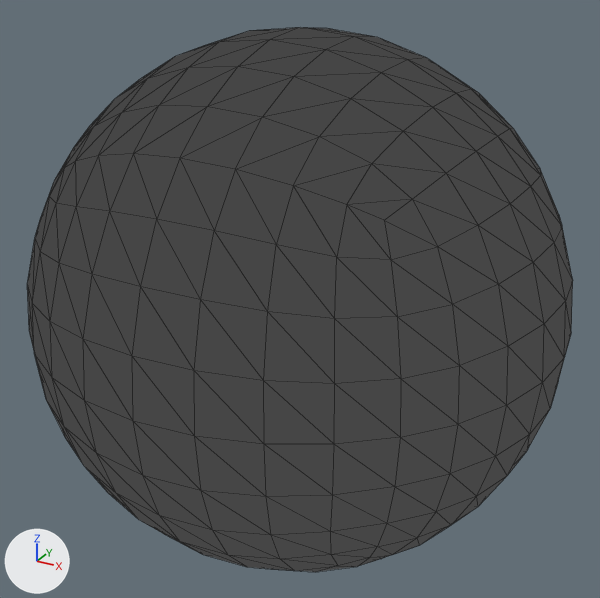
Before and after pictures for a commit that changed the glTF model docs/gltf_animation_api/spheretest.glb.
One viewpoint serves both versions: a 50 mm lens placed at (1.212, -2.205, 1.103), pointed at (-0.001, 0.0, 0.001). Every picture has the same lights, and +X, +Y and +Z are marked at lower left. Mesh edges are drawn as thin lines.
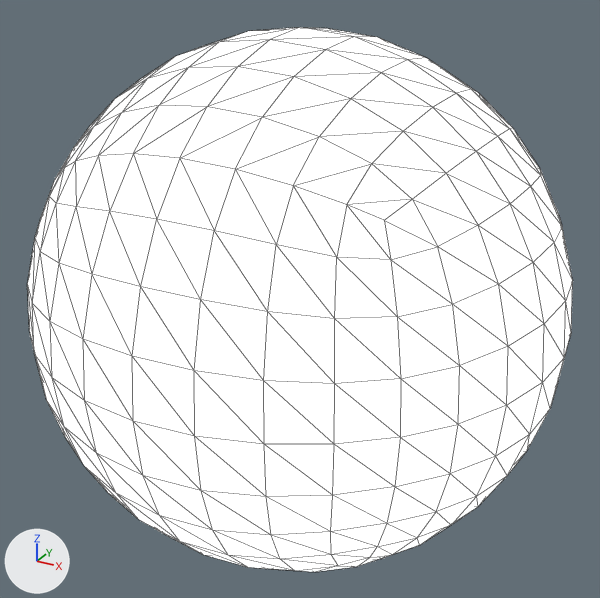
Where the change shows, as pixel boxes (x1, y1, x2, y2) in the pictures (600 x 598 px):
```json
{"object": "Cube", "change": "surface changed", "before": [27, 27, 573, 572], "after": [27, 27, 573, 572], "on screen": "grey to white"}
```

Edits to the scene script, one JSON object a line:
```json
{"op": "add", "block": "img_shadeless", "code": ["img_shadeless = load_image('Shadeless', '_unpacked/Shadeless', 64, 64, 'sRGB')"]}
{"op": "add", "block": "mat_testanimatedmaterial", "code": "n6 = _N.new('ShaderNodeMixShader'); n6.name = 'Mix Shader.001'"}
{"block": "mat_testanimatedmaterial", "where": "n5 = _N.new('ShaderNodeTexImage'); n5.name = 'Image Texture'"}
{"op": "set", "path": "n5.image", "old": "img_untitled", "new": "img_shadeless"}
{"block": "mat_testanimatedmaterial", "where": "n3 = _N.new('ShaderNodeMixShader'); n3.name = 'Mix Shader'"}
{"block": "mat_testanimatedmaterial", "where": "n4 = _N.new('ShaderNodeOutputMaterial'); n4.name = 'Material Output'"}
{"op": "remove", "block": "mat_testanimatedmaterial", "code": "_L.new(n3.outputs[0], n4.inputs[0])  # 'Shader' to 'Surface'"}
{"block": "mat_testanimatedmaterial", "where": "n2 = _N.new('ShaderNodeBsdfTransparent'); n2.name = 'Transparent BSDF'"}
{"op": "add", "block": "mat_testanimatedmaterial", "code": "_L.new(n2.outputs[0], n6.inputs[1])  # 'BSDF' to 'Shader'"}
{"op": "add", "block": "mat_testanimatedmaterial", "code": "_L.new(n3.outputs[0], n6.inputs[2])  # 'Shader' to 'Shader'"}
{"op": "add", "block": "mat_testanimatedmaterial", "code": "_L.new(n6.outputs[0], n4.inputs[0])  # 'Shader' to 'Surface'"}
{"op": "add", "block": "mat_testanimatedmaterial", "code": "_L.new(n5.outputs[1], n6.inputs[0])  # 'Alpha' to 'Factor'"}
```
